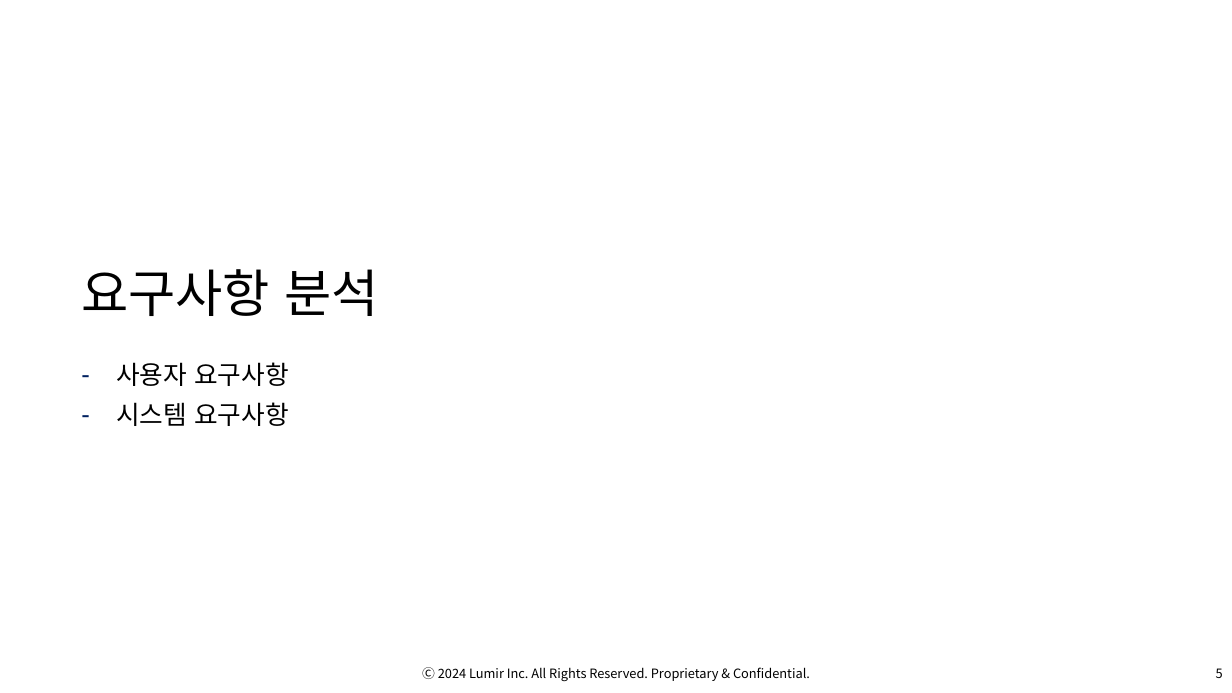
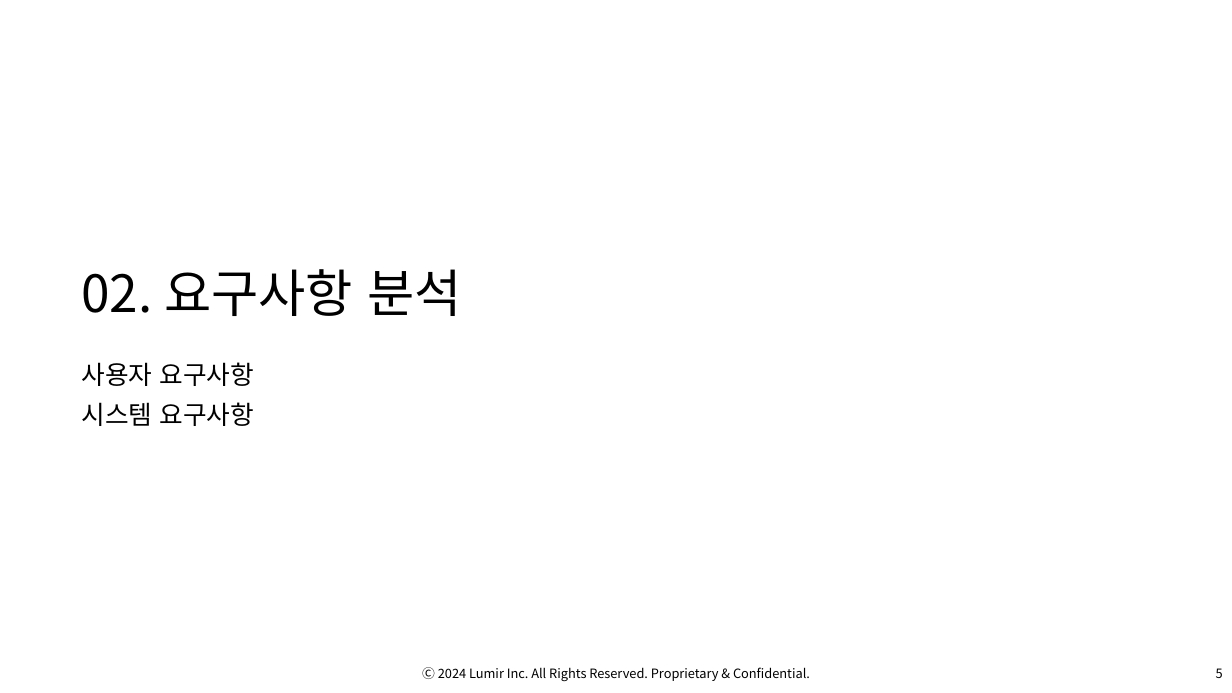
Before and after one commit to OsterRepository/OsterRepository, a slide deck: slide 6 of 기술 7부 김민수 성과 발표.pptx. Drawn at 1232x693 pixels with LibreOffice and Linux fonts; fonts in the diff are those of the drawing; background and template pictures are left out. Boxes give left, top, right and bottom in pixels: in the first picture for what was removed or moved away, otherwise in the second. Text is boxed around its words. In the diff, an @@ line names an element or a change of style, - is before the commit and + after.

```diff
--- a/기술 7부 김민수 성과 발표.pptx
+++ b/기술 7부 김민수 성과 발표.pptx
@@ title at bbox=[81, 269, 461, 316]: text changed @@
-요구사항 분석
+02. 요구사항 분석
@@ text "사용자 요구사항" at bbox=[81, 362, 255, 426]: bullet - to none @@
```
Also in this commit, not shown: 13 other slides changed, 2 slides added, 11 slides removed.
